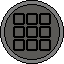
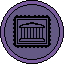
Before/after of a 64 x 64 layered artwork. What changed in the layer stack:
added layer "stamps" above "science" over [13,15,51,48]
added layer "violett base" above "buff_double_reward" over [1,1,63,63]
hid "network_client" over [13,13,51,51]
renamed "decision base copy" to "grey base", hid it over [1,1,63,63]
